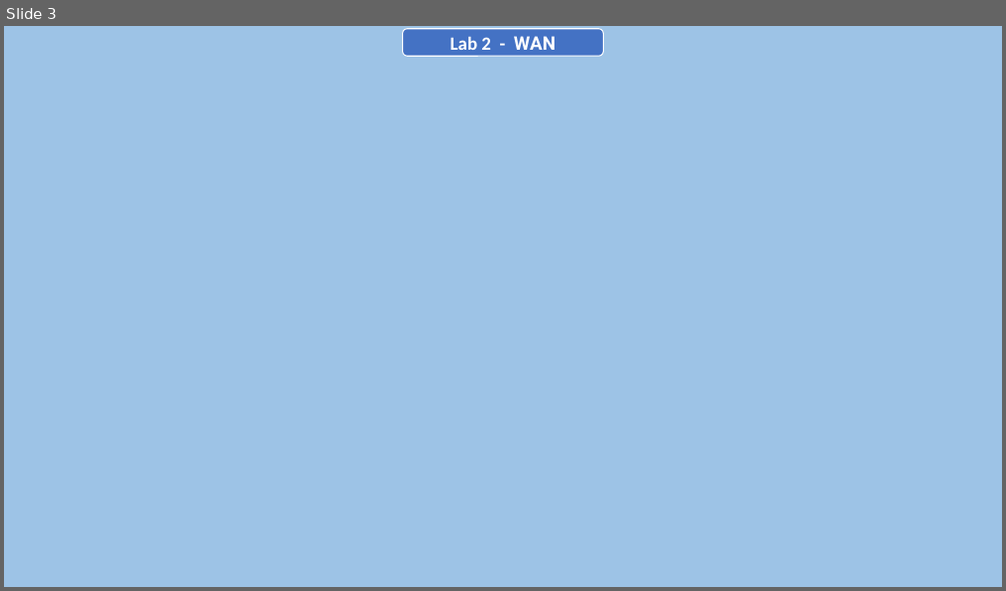
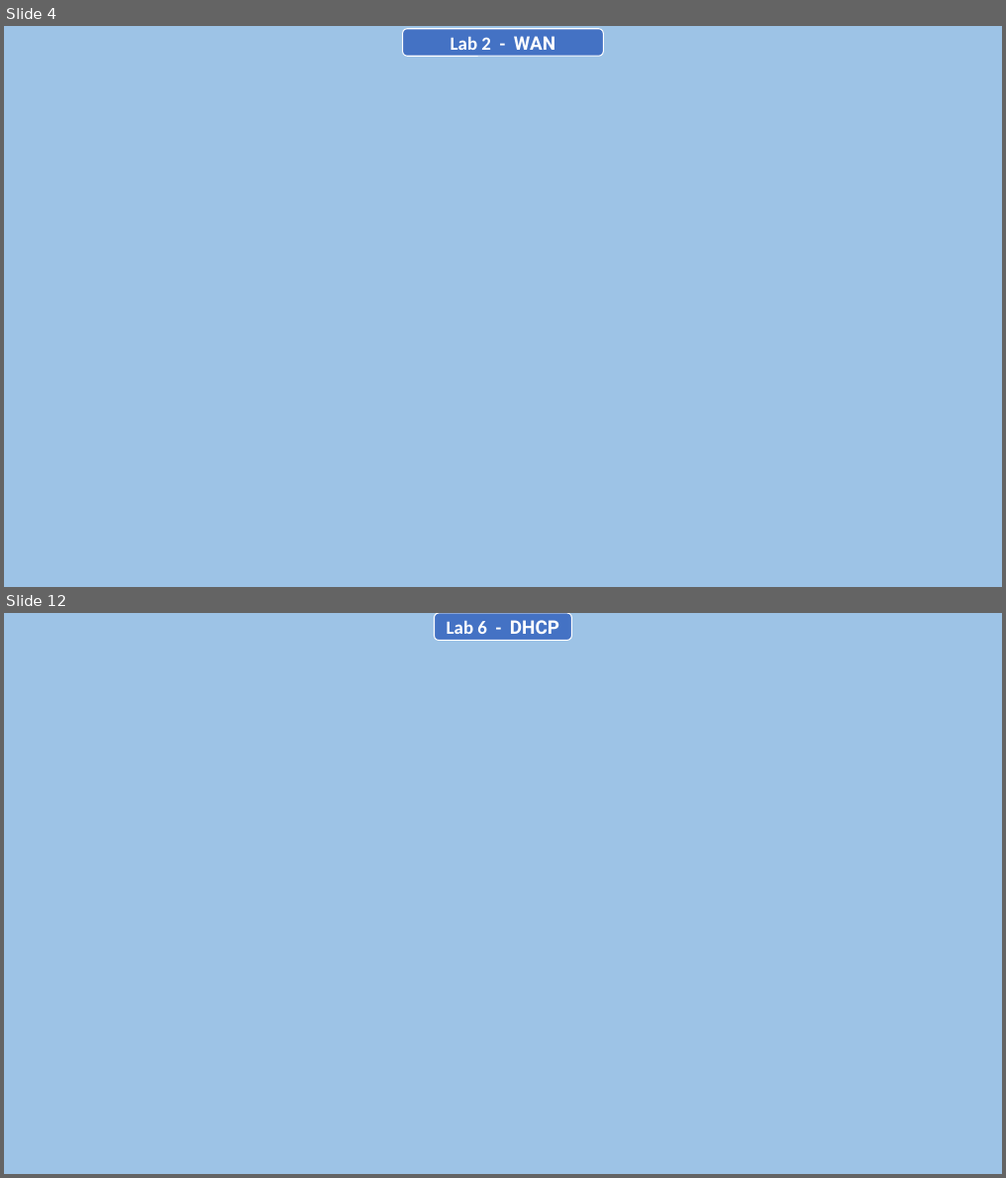
Before and after one commit to AntorPi314/MySave, a slide deck: Lab/Networking Lab/Final Assignment/Networking Lab (Final).pptx. Shown one above the other, each under a label of ours: slide 3 before the commit, slides 4 and 12 after it; the slides between them are not shown. The pictures are 1006x591 and 1006x1178 pixels, drawn with LibreOffice and Linux fonts; fonts in the diff are those of the drawing; background and template pictures are left out. Boxes give left, top, right and bottom in pixels: in the first picture for what was removed or moved away, otherwise in the second. Text is boxed around its words. In the diff, an @@ line names an element or a change of style, - is before the commit and + after.

```diff
--- a/Lab/Networking Lab/Final Assignment/Networking Lab (Final).pptx
+++ b/Lab/Networking Lab/Final Assignment/Networking Lab (Final).pptx
@@ slide 12 added at box(4, 613, 1002, 1174), background #9DC3E6 @@
@@ rounded rectangle added at box(435, 613, 572, 640), fill #4472C4, outline #FFFFFF 1 pt, 18 pt, text #FFFFFF, bold @@
+Lab 6 - DHCP
@@ what was slide 3 is now slide 4 @@
```
Also in this commit, not shown: 2 slides changed, 15 other slides added, 4 other files.
